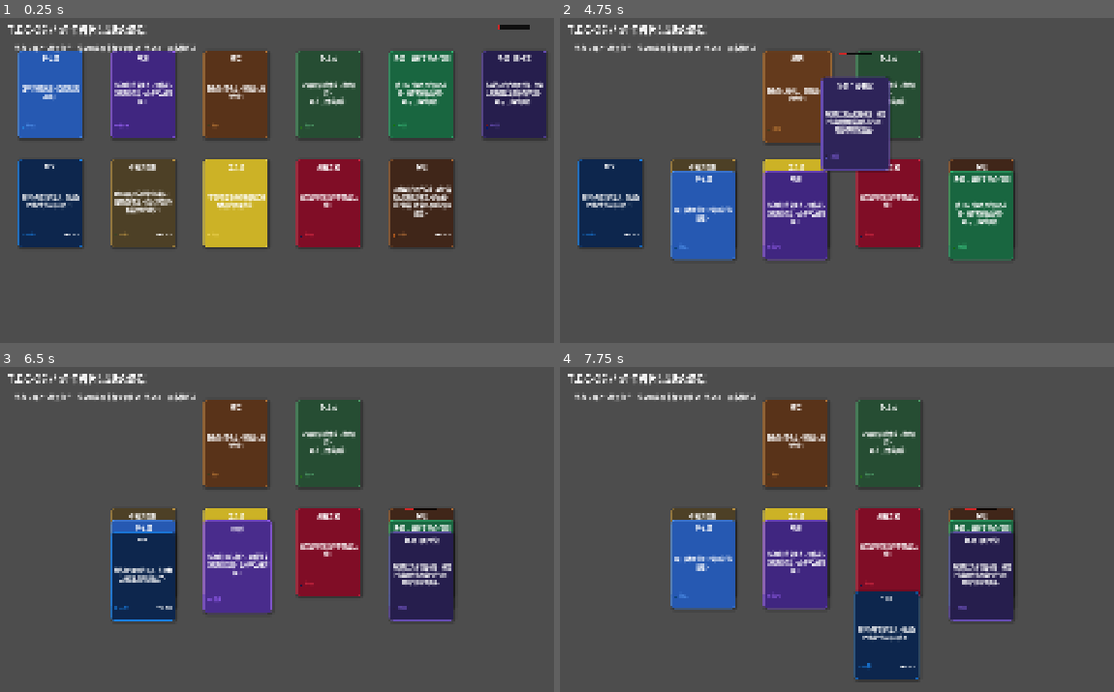
Above: before the commit, frames 1-4 (two rows, left to right).
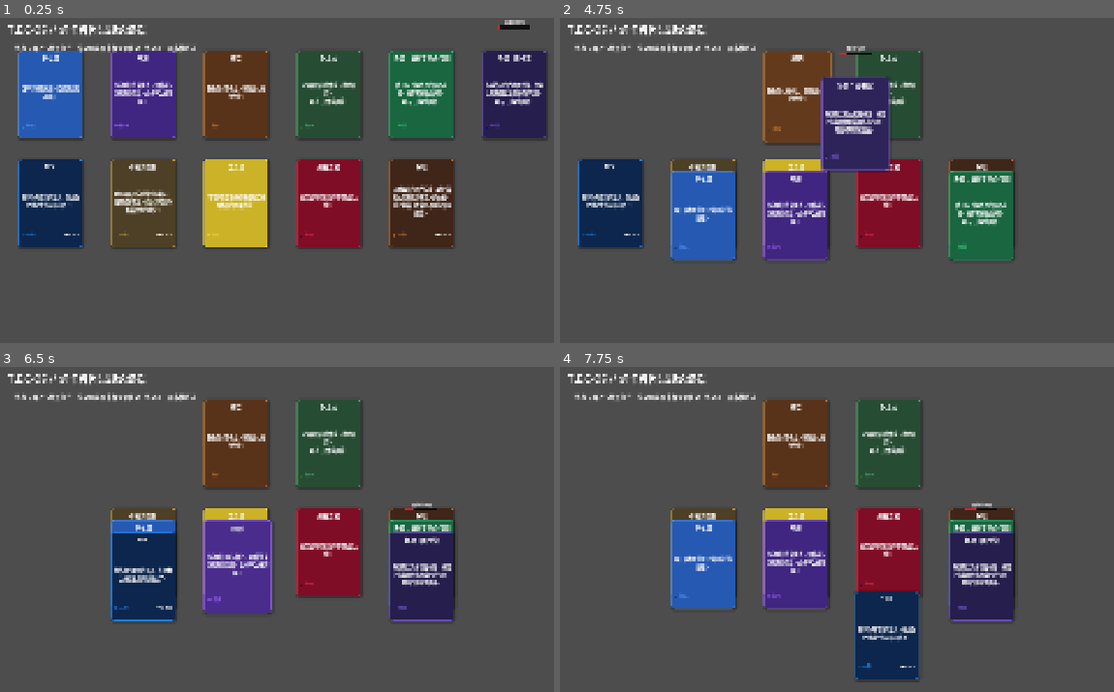
Above: after the commit, the same moments.

Repository: ChrisUtada/tec3g
Game: Godot game, scene res://main.tscn
Same seed, same stepped clock (60 frames per second), same inputs: the game is played once before the commit and once after it.
Inputs (mouse positions are in pixels of both pictures, inside the frame that each line leads up to):
- Up to frame 1 (0.25 s): no input
- Up to frame 2 (4.75 s): tap Enter at 0.5 s; drag from (609, 96) to (1003, 141) at 0.52 s; drag from (704, 96) to (886, 323) at 1.27 s; move the mouse to (798, 96) at 2.02 s; click (798, 96) at 2.17 s; tap Space at 2.75 s; drag from (886, 96) to (692, 170) at 2.77 s; drag from (981, 96) to (964, 235) at 3.52 s; drag from (1075, 96) to (809, 125) at 4.27 s
- Up to frame 3 (6.5 s): move the mouse to (238, 454) at 5.02 s; click (238, 454) at 5.17 s; drag from (49, 552) to (210, 607) at 5.77 s
- Up to frame 4 (7.75 s): drag from (704, 552) to (1003, 490) at 6.52 s; drag from (886, 454) to (886, 672) at 7.27 s

The runs differ from the first frame. In frame 1, less than 0.1% of the frame differs, in the area x 91-95%, y 0-3%; in frame 2, less than 0.1%; in frame 3, less than 0.1%; in frame 4, less than 0.1%.

Commit message:
feat: configurable corruption bar label (e.g. 距离关门还有)

Diff:
--- a/resources/cards/SCENE_library.tres
+++ b/resources/cards/SCENE_library.tres
@@ -13,4 +13,5 @@
 bg_color = Color(0.15, 0.12, 0.3, 1)
 border_color = Color(0.4, 0.3, 0.7, 1)
 corruption_time = 20
+corruption_bar_label = "距离关门还有"
 icon = "📚"
--- a/scenes/progress_bar_2d.tscn
+++ b/scenes/progress_bar_2d.tscn
@@ -23,3 +23,15 @@
 offset_bottom = 8
 color = Color(0.3, 0.8, 0.3, 1.0)
 mouse_filter = 2
+
+[node name="BarLabel" type="Label" parent="."]
+layout_mode = 0
+offset_left = 0
+offset_top = -14
+offset_right = 80
+offset_bottom = -2
+mouse_filter = 2
+theme_override_font_sizes/font_size = 8
+horizontal_alignment = 1
+vertical_alignment = 1
+modulate = Color(0.9, 0.9, 0.9, 1)
--- a/scripts/card_data.gd
+++ b/scripts/card_data.gd
@@ -24,6 +24,7 @@
 @export var max_favorability: int = 100
 @export var corruption_time: int = 0
 @export var corruption_spawn_fatigue: bool = true
+@export var corruption_bar_label: String = ""
 @export var fatigue_trigger: bool = false
 @export var is_gift: bool = false
 @export var art: Texture2D = null
--- a/scripts/cards/card_base.gd
+++ b/scripts/cards/card_base.gd
@@ -271,6 +271,8 @@
 	var bar = _bar_scene.instantiate()
 	bar.set_fill_color(Color(0.8, 0.15, 0.15))
 	_corruption_bar = bar
+	if not card_data.corruption_bar_label.is_empty():
+		bar.set_label(card_data.corruption_bar_label)
 	bar.attach_to(self, card_data.corruption_time, func():
 		_corruption_bar = null
 		EventBus.corruption_triggered.emit(card_data.card_id)
--- a/scripts/progress_bar_2d.gd
+++ b/scripts/progress_bar_2d.gd
@@ -10,6 +10,9 @@
 
 func set_fill_color(c: Color) -> void:
 	_pending_color = c
+
+func set_label(text: String) -> void:
+	$BarLabel.text = text
 
 func start(pos: Vector2, duration: float, on_complete: Callable) -> void:
 	custom_minimum_size = Vector2(80, 8)
